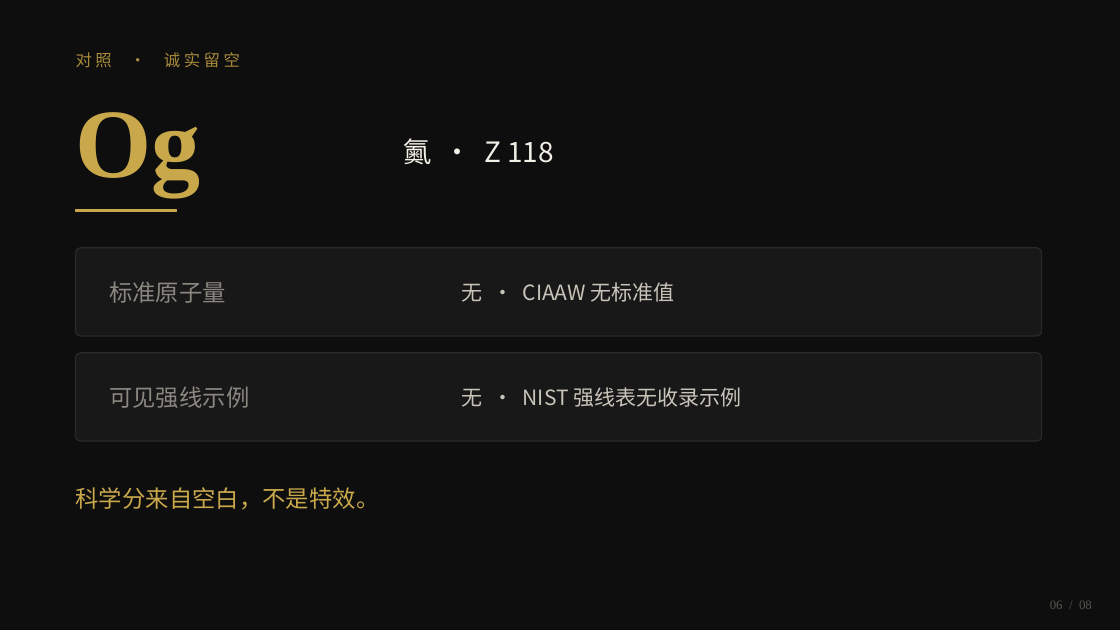
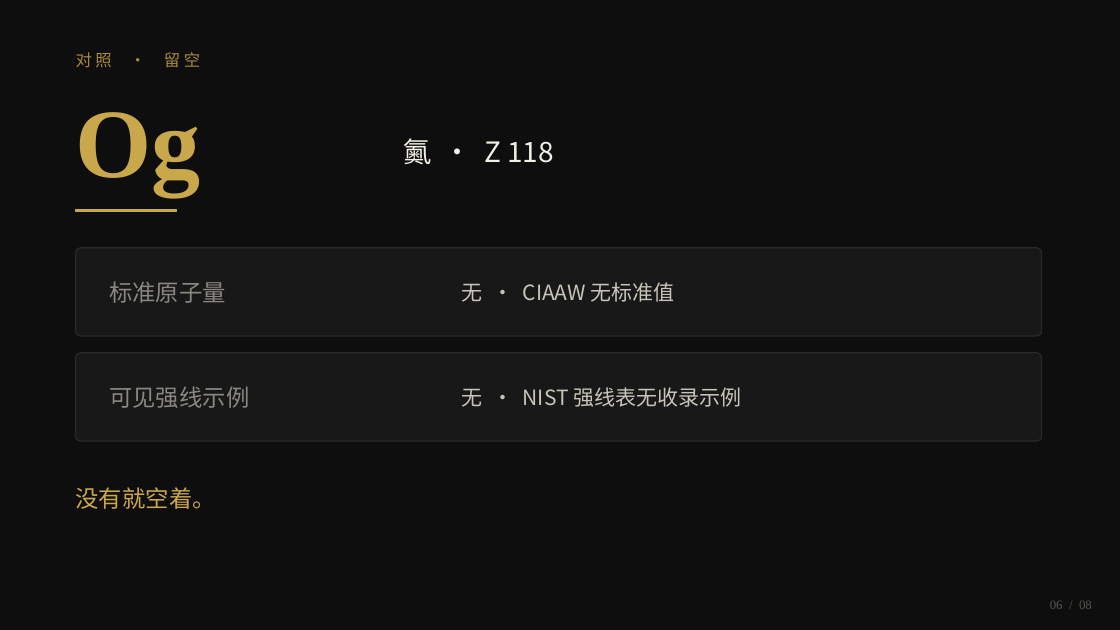
Before and after one commit to LE-CXR/stardust-chronicles, a slide deck: slide 6 of docs/jury/stardust-jury.pptx. Drawn at 1120x630 pixels with LibreOffice and Linux fonts; fonts in the diff are those of the drawing. Boxes give left, top, right and bottom in pixels: in the first picture for what was removed or moved away, otherwise in the second. Text is boxed around its words. In the diff, an @@ line names an element or a change of style, - is before the commit and + after.

```diff
--- a/docs/jury/stardust-jury.pptx
+++ b/docs/jury/stardust-jury.pptx
@@ text at [76, 52, 200, 68]: text changed @@
-对照 · 诚实留空
+对照 · 留空
@@ text at [76, 487, 216, 509]: text changed @@
-科学分来自空白，不是特效。
+没有就空着。
```
Also in this commit, not shown: 5 other slides changed.
